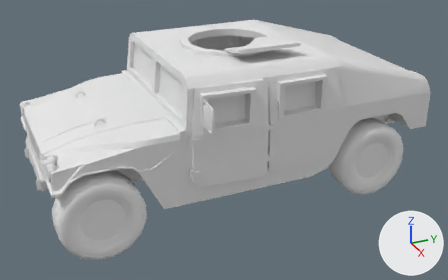
What one commit did to the glTF model src/main/resources/combinedassault_packs/combinedassault/assets/combinedassault/models/ground/humvee/humvee.glb.
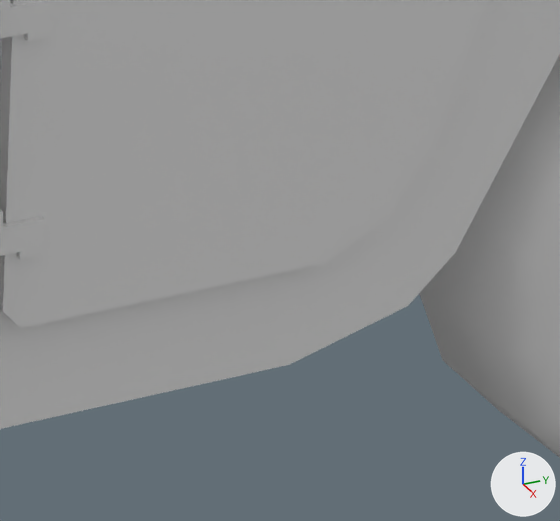
Old and new are each drawn whole from a 50 mm camera at (6.49, -2.96, 3.82) aimed at (0.16, -0.11, 0.66) and again close up on the part from 60% to 78% of the width and 45% to 71% of the height. Every picture has the same lights, and +X, +Y and +Z are marked at lower right. The older version's two pictures come first. Objects named as collision shapes, trigger or cutter boxes, shadow casters or lower levels of detail are left out. Where no turn or scale is listed for an object, it has been applied to the vertices.

The scene before the commit, as lines of its bpy script (objects in view):
```python
ob_body = bpy.data.objects.new('body', me_body)
ob_body.location = (0.0, 0.0, 0.0)
ob_door_rl = bpy.data.objects.new('door_rl', me_door_rl)
ob_door_rl.parent = ob_humvee
ob_door_rl.location = (1.071, -0.0072, 1.143)
ob_wheel_rl = bpy.data.objects.new('wheel_rl', me_wheel_rl)
ob_wheel_rl.location = (0.9, 1.463, 0.457)
```
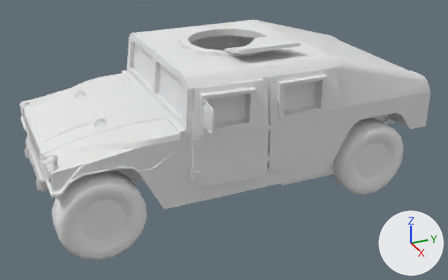
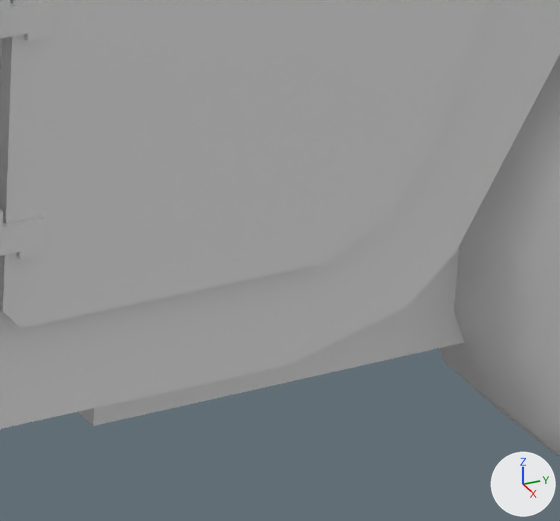
The change, as a diff of the scene's bpy script:
```diff
--- a/src/main/resources/combinedassault_packs/combinedassault/assets/combinedassault/models/ground/humvee/humvee.glb.py
+++ b/src/main/resources/combinedassault_packs/combinedassault/assets/combinedassault/models/ground/humvee/humvee.glb.py
@@ me_hit_fuel @@
+me_hit_fuel.from_pydata(...)  # a box spanning x 0.2..0.9, y 0.3..1.6, z 0.3..0.65
@@ ob_hit_fuel @@
+ob_hit_fuel = bpy.data.objects.new('hit_fuel', me_hit_fuel)
+ob_hit_fuel.location = (0.0, 0.0, 0.0)
```

What differs and where, as boxes [x1, y1, x2, y2] in the close-ups (560 x 521 px):
'hit_fuel', added: after [78, 247, 464, 426]
